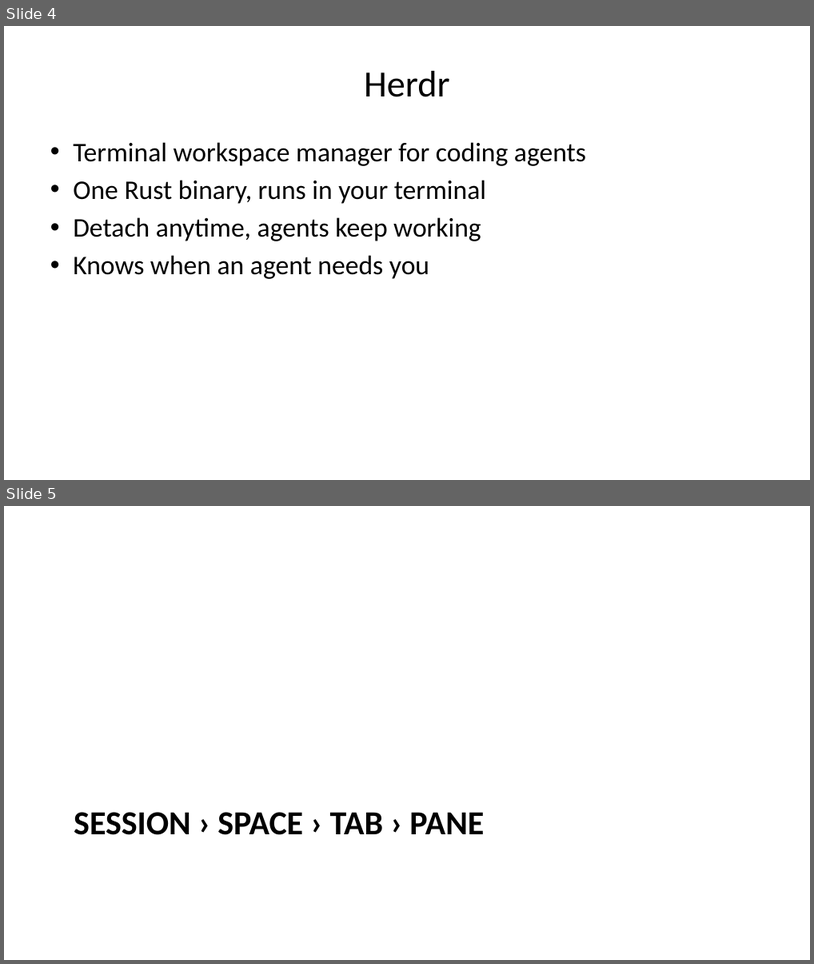
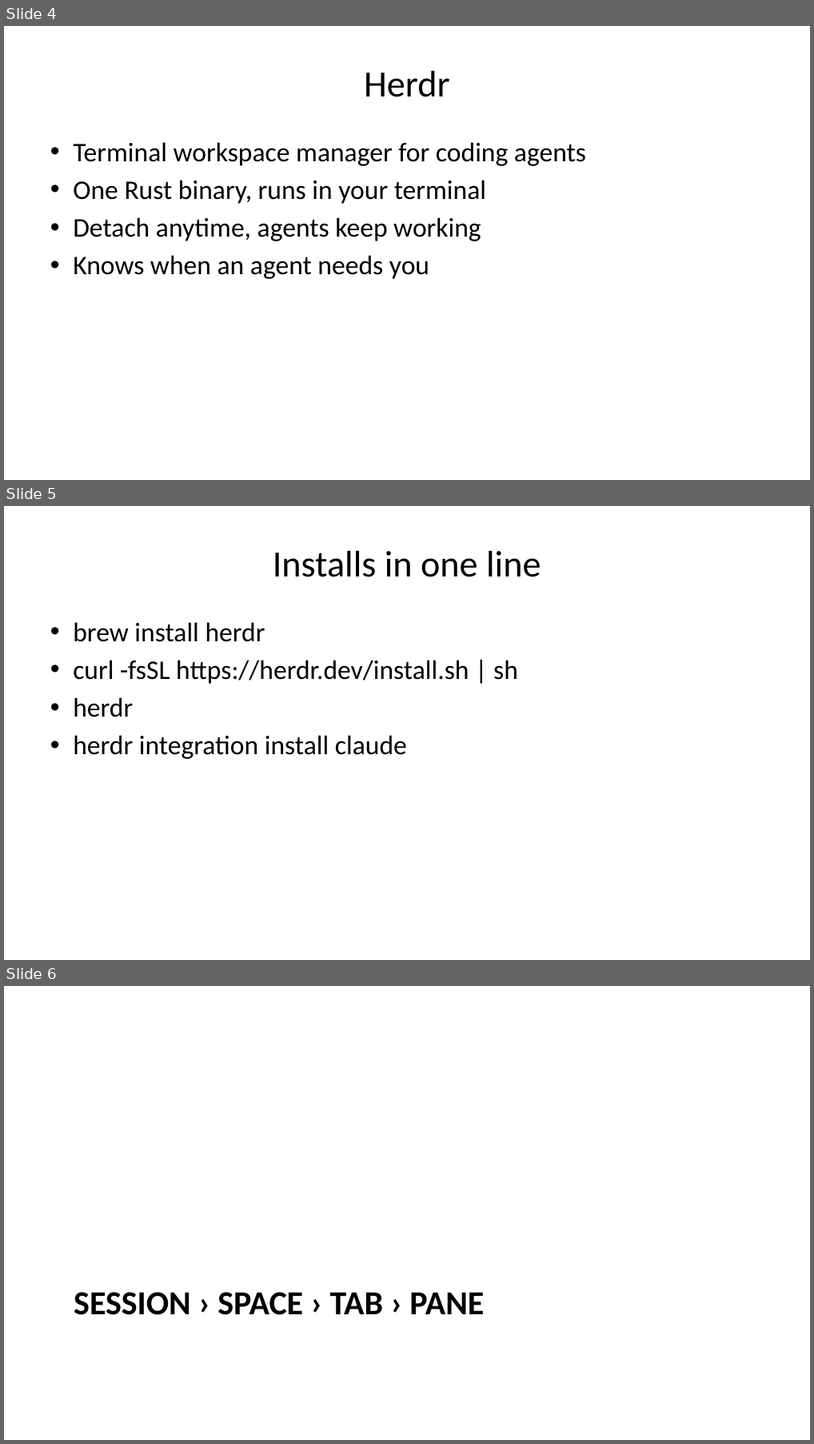
Before and after one commit to Adron/herdr, a slide deck: presentation/herding-agents.pptx. Shown one above the other, each under a label of ours: slides 4 and 5 before the commit, slides 4, 5 and 6 after it. The pictures are 814x964 and 814x1444 pixels, drawn with LibreOffice and Linux fonts; fonts in the diff are those of the drawing. Boxes give left, top, right and bottom in pixels: in the first picture for what was removed or moved away, otherwise in the second. Text is boxed around its words. In the diff, an @@ line names an element or a change of style, - is before the commit and + after.

```diff
--- a/presentation/herding-agents.pptx
+++ b/presentation/herding-agents.pptx
@@ slide 5 added at <box>4,506,810,960</box>, background #FFFFFF @@
@@ title added at <box>273,551,541,577</box>, 44 pt, text #000000 @@
+Installs in one line
@@ text added at <box>73,622,518,759</box>, 32 pt, text #000000 @@
+• brew install herdr
+• curl -fsSL https://herdr.dev/install.sh | sh
+• herdr
+• herdr integration install claude
@@ what was slide 5 is now slide 6 @@
```
Also in this commit, not shown: 4 other files.
